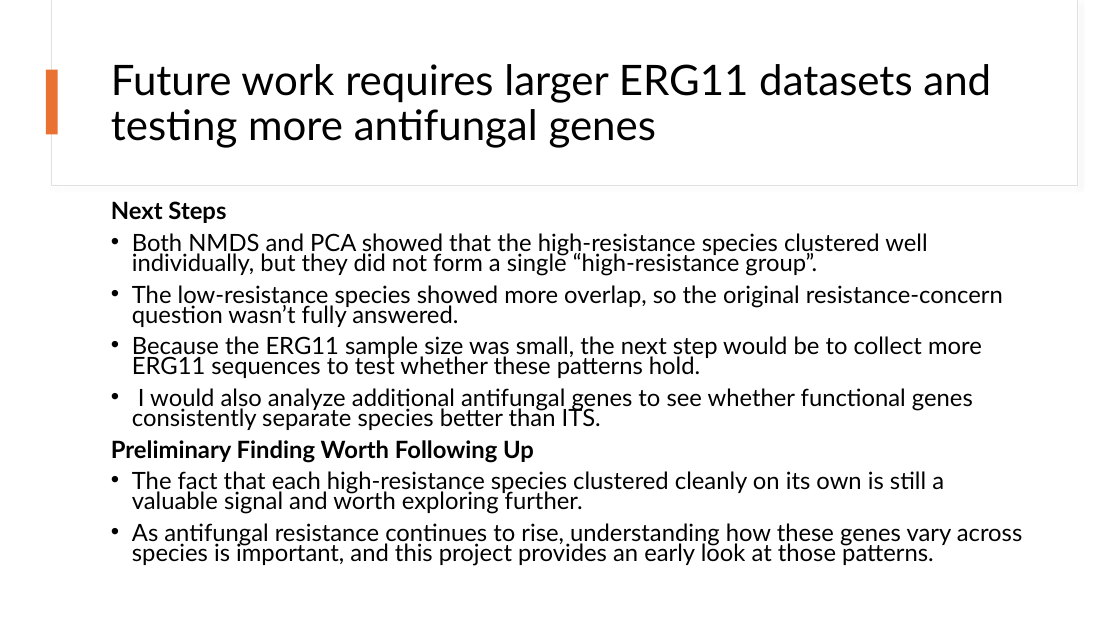
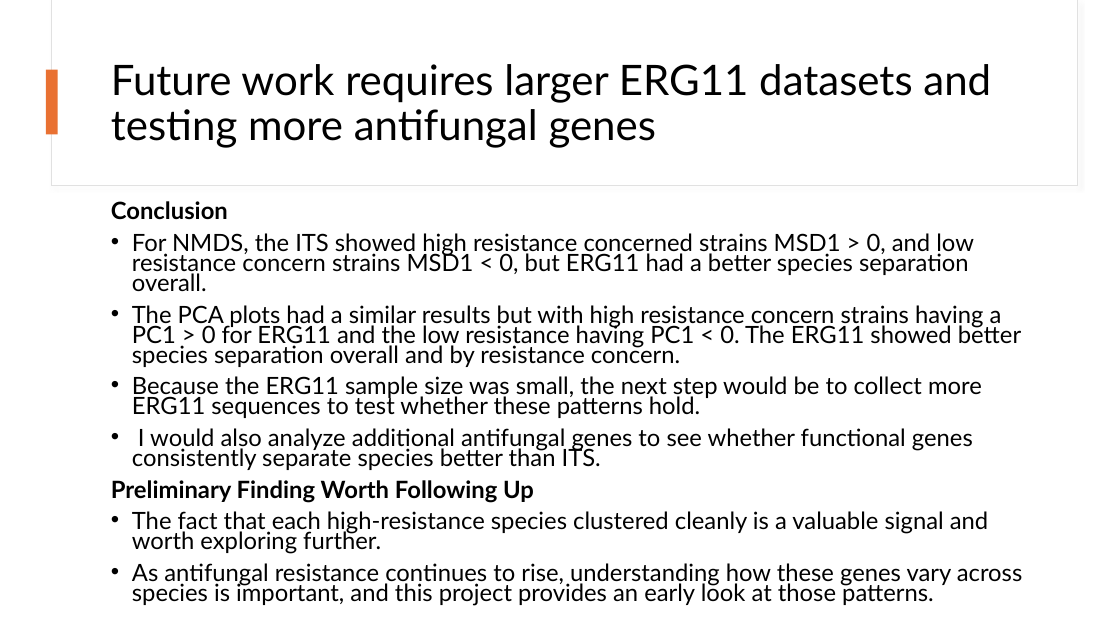
Before and after one commit to snsaiphoo/binf6210_assignment4, a slide deck: slide 18 of doc/Candida Comparison.pptx. Drawn at 1120x630 pixels with LibreOffice and Linux fonts; fonts in the diff are those of the drawing. Boxes give left, top, right and bottom in pixels: in the first picture for what was removed or moved away, otherwise in the second. Text is boxed around its words. In the diff, an @@ line names an element or a change of style, - is before the commit and + after.

Commit message:
powerpoint2

```diff
--- a/doc/Candida Comparison.pptx
+++ b/doc/Candida Comparison.pptx
@@ text at bbox=[111, 201, 1021, 367]: text changed @@
-Next Steps
-• Both NMDS and PCA showed that the high-resistance species clustered well individually, but they did not form a single “high-resistance group”.
-• The low-resistance species showed more overlap, so the original resistance-concern question wasn’t fully answered.
+Conclusion
+• For NMDS, the ITS showed high resistance concerned strains MSD1 > 0, and low resistance concern strains MSD1 < 0, but ERG11 had a better species separation overall.
+• The PCA plots had a similar results but with high resistance concern strains having a PC1 > 0 for ERG11 and the low resistance having PC1 < 0. The ERG11 showed better species separation overall and by resistance concern.
@@ text at bbox=[132, 511, 988, 554]: text changed @@
-• The fact that each high-resistance species clustered cleanly on its own is still a valuable signal and worth exploring further.
+• The fact that each high-resistance species clustered cleanly is a valuable signal and worth exploring further.
```
Also in this commit, not shown: 6 other slides changed.
